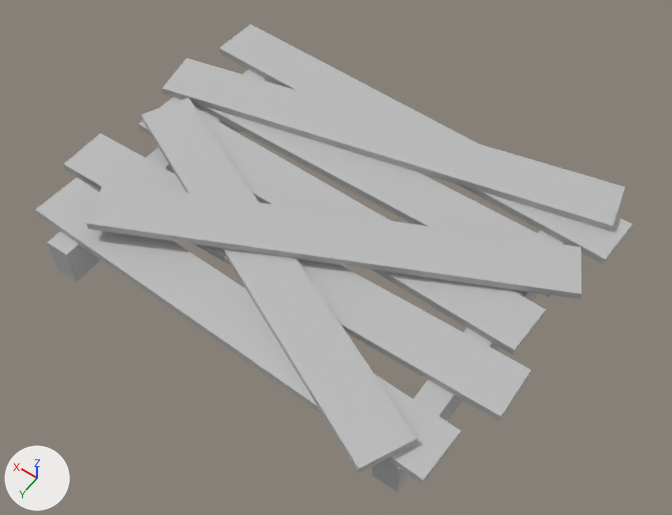
Two versions of the FBX model Assets/Enviroment Assets/bridge_1.fbx, one commit apart.
Both versions are drawn from a 50 mm camera at (-0.83, 1.66, 3.88) aimed at (1.05, -0.97, -0.25). Arrows for +X, +Y and +Z are at lower left; the lights stay in place. Where no turn or scale is listed for an object, it has been applied to the vertices.
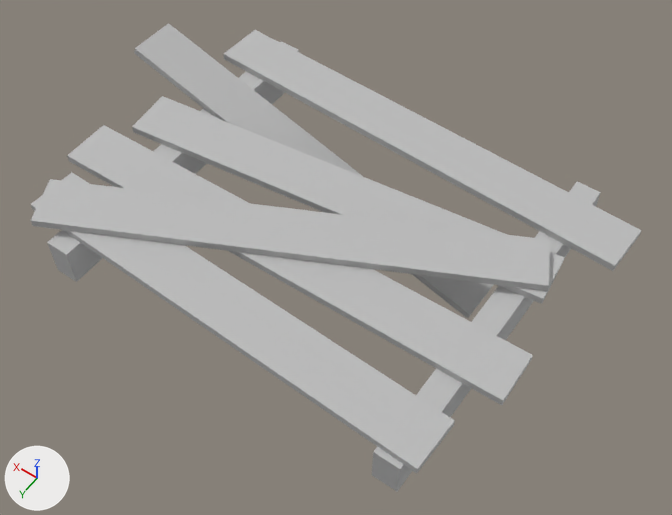
Location of each change, [x1, y1, x2, y2] in pixels of the pictures (672 x 515 px; the box of a moved part takes in the faces that stretch with it):
'pCube86', reshaped: before [35, 24, 632, 492]; after [30, 23, 641, 492]
part 1 of me_mesh, moved or reshaped: before [35, 177, 461, 484]; after [31, 172, 455, 473]
part 2 of me_mesh, moved or reshaped: before [63, 133, 531, 421]; after [67, 125, 533, 405]
part 3 of me_mesh, moved or reshaped: before [138, 97, 546, 355]; after [132, 96, 564, 304]
part 4 of me_mesh, moved or reshaped: before [193, 103, 557, 297]; after [134, 23, 494, 318]
part 5 of me_mesh, moved or reshaped: before [219, 24, 632, 264]; after [224, 30, 641, 271]
part 6 of me_mesh, moved or reshaped: before [162, 58, 625, 231]; after [30, 179, 550, 291]
part 7 of me_mesh, deleted: before [87, 181, 582, 299]
part 8 of me_mesh, deleted: before [141, 97, 417, 473]

Patch to the scene script:
```diff
--- a/Assets/Enviroment Assets/bridge_1.fbx.py
+++ b/Assets/Enviroment Assets/bridge_1.fbx.py
@@ me_mesh @@
 me_mesh.from_pydata(...)  # 80 vertices, 60 faces; spans x -0.25..2.57, y -2.08..0.14, z -0.24..0.16
 # used by ob_pcube86; location = (0.0, 0.0, 0.0)
+# me_mesh part 1: the loose piece of 8 vertices spanning x -0.13..2.44, y -0.41..0.0, z 0.0..0.05 is scaled about its middle by (-1, -0.983, 1), then moved by (0.05, -0.02, 0.0)
+# me_mesh part 2: the loose piece of 8 vertices spanning x -0.24..2.57, y -0.77..-0.43, z 0.0..0.05 is scaled about its middle by (-1, -1.01, 1), then moved by (0.03, -0.07, 0.0)
+# me_mesh part 3: the loose piece of 8 vertices spanning x -0.13..2.44, y -1.22..-0.82, z 0.0..0.05 is turned -171.2 degrees about the z axis through its middle, then moved by (0.04, -0.16, 0.0)
+# me_mesh part 4: the loose piece of 8 vertices spanning x -0.1..2.46, y -1.57..-1.24, z 0.0..0.05 is multiplied about its middle by the matrix ((-0.957, 0.008, -0.291), (-0.004, -1.0, -0.015), (-0.292, -0.013, 0.956)), then moved by (0.36, -0.01, -0.2)
+# me_mesh part 5: the loose piece of 8 vertices spanning x -0.25..2.5, y -2.03..-1.59, z 0.0..0.05 is scaled about its middle by (-1, -0.979, 1), then moved by (-0.06, 0.02, 0.0)
+# me_mesh part 6: the loose piece of 8 vertices spanning x -0.18..2.56, y -2.08..-1.2, z 0.05..0.09 is turned -165.8 degrees about the z axis through its middle, then moved by (0.01, 0.88, 0.0)
+# me_mesh part 7: the loose piece of 8 vertices spanning x -0.24..2.18, y -1.55..-0.14, z 0.04..0.16 is deleted
+# me_mesh part 8: the loose piece of 8 vertices spanning x 0.0..2.44, y -1.23..0.14, z 0.05..0.09 is deleted
 me_mesh.materials.append(mat_bridge)
```
